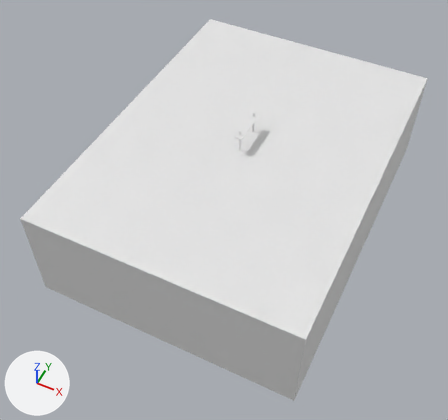
The glTF model assets/models/scene.glb, before and after one commit.
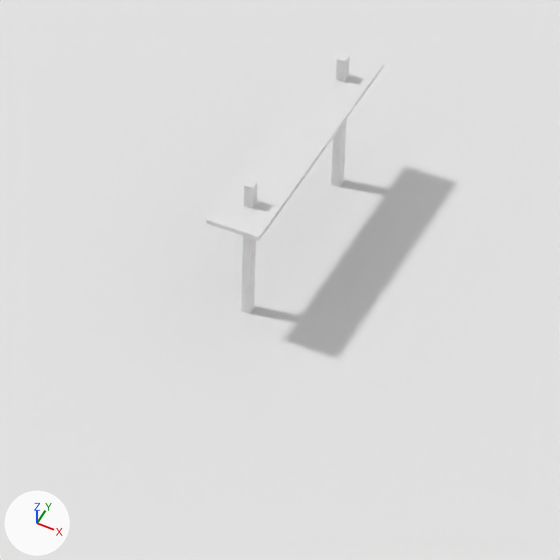
There are two pictures of each version: one whole from a camera (50 mm lens) standing at (5.48, -12.43, 15.23) and looking at (-0.18, -1.1, 1.08), one close up on the part from 45% to 64% of the width and 25% to 44% of the height. The axes (+X, +Y, +Z) are drawn at lower left. The lights are the same throughout. Where no turn or scale is listed for an object, it has been applied to the vertices.

Script lines for the objects in view, before the commit:
```python
me_cube_001 = bpy.data.meshes.new('Cube.001')
me_cube_001.from_pydata(...)  # a box spanning x -3.96..3.96, y -5.34..5.34, z 0.0..3.08
me_cube_002 = bpy.data.meshes.new('Cube.002')
me_cube_002.from_pydata(...)  # 72 vertices, 140 faces; spans x -0.129..0.129, y -0.628..0.628, z -0.097..1.081
me_cube_003 = bpy.data.meshes.new('Cube.003')
me_cube_003.from_pydata(...)  # a box spanning x -0.12..0.12, y -0.616..0.616, z -0.104..-0.085
ob_cube = bpy.data.objects.new('Cube', me_cube_001)
ob_cube.location = (0.0, 0.0, 0.0)
ob_lamp = bpy.data.objects.new('Lamp', me_cube_002)
ob_lamp.location = (0.0, 0.0, 2.694)
ob_lamp_emission = bpy.data.objects.new('Lamp Emission', me_cube_003)
ob_lamp_emission.location = (0.0, 0.0, 3.75)
```
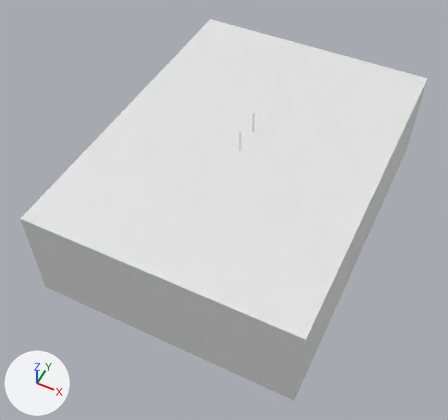
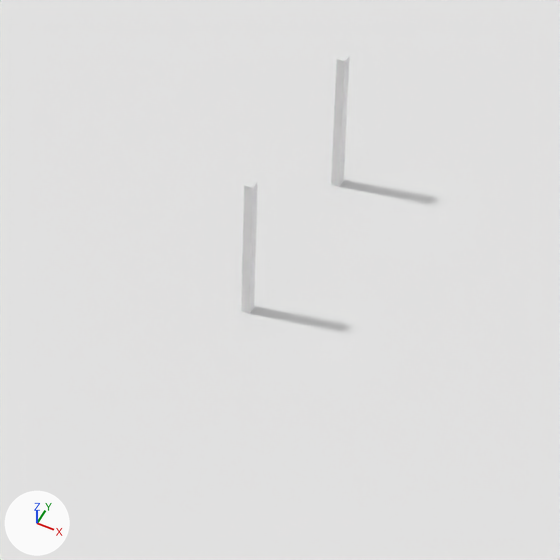
The change, as JSON lines over the scene's bpy script:
```json
{"op": "set", "path": "ob_lamp_emission.location", "old": "(0.0, 0.0, 3.75)", "new": "(0.0, 0.0, 2.699)"}
```

Boxes [x1, y1, x2, y2] around the edits, measured in the close-ups (560 x 560 px):
```json
{"object": "Lamp Emission", "change": "moved", "before": [206, 47, 384, 241], "on screen": "not visible afterwards"}
```
